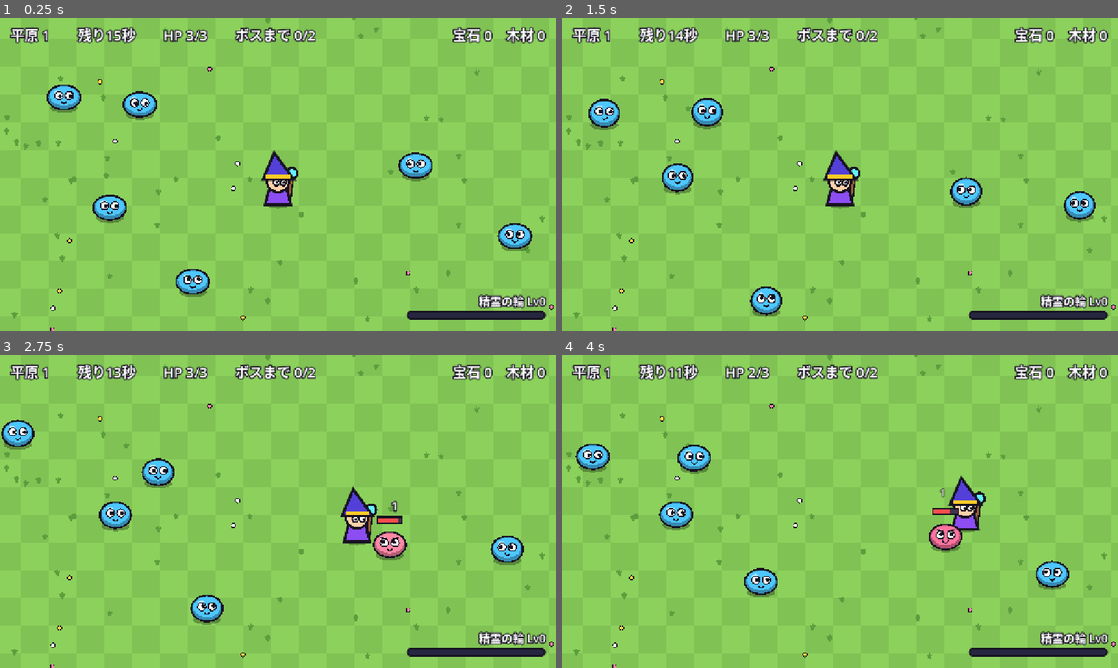
Above: before the commit, frames 1-4 (two rows, left to right).
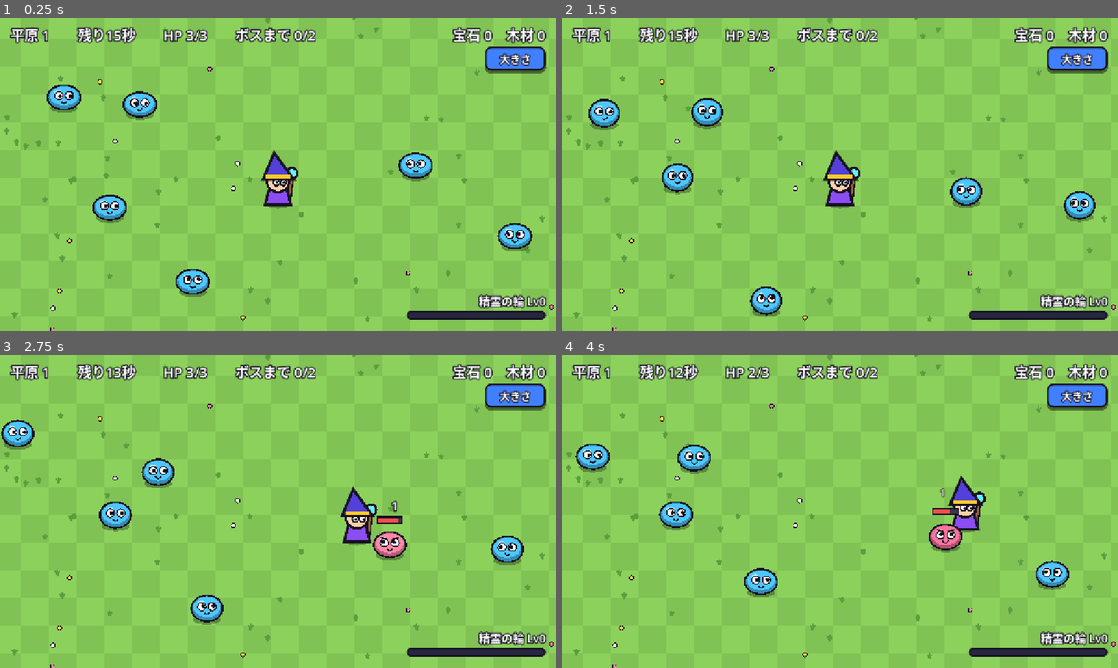
Above: after the commit, the same moments.

Repository: elefolo4565/fantasyIncremental
Game: Godot game, scene res://scenes/run/run.tscn
Two runs of this game, one before a commit and one after it. Both use one fixed random seed, a clock stepped at 60 frames per second and the inputs below. This scene is started directly instead of the project's main scene.
Inputs (mouse positions are in pixels of both pictures, inside the frame that each line leads up to):
- Up to frame 1 (0.25 s): no input
- Up to frame 2 (1.5 s): click (1079, 58) at 0.5 s, where only the run after the commit has a clickable "大きさ"; click (1001, 158) at 1.25 s, where only the run after the commit has a clickable "閉じる"
- Up to frame 3 (2.75 s): move the mouse to (400, 495) at 2.02 s; hold Right (ui_right) from 2.03 s (still down); click (400, 495) at 2.17 s
- Up to frame 4 (4 s): release Right (ui_right) at 2.75 s; drag from (728, 527) to (812, 574) at 2.77 s; move the mouse to (895, 442) at 3.52 s; hold Right (ui_right) from 3.53 s (still down)

The runs differ from the first frame. In frame 1, 0.9% of the frame differs, in the area x 87-99%, y 9-18%; in frame 2, 1.0%, in the area x 20-99%, y 3-18%; in frame 3, 0.9%; in frame 4, 1.0%.

Commit message:
戦闘画面に敵とプレイヤーの大きさを試すつまみを置く
右上の「大きさ」を押すと倍率のつまみ（×0.40〜×1.50）が開く。開いているあいだは
時間が止まり、プレイヤーは無敵で攻撃しない。既定の倍率は balance.csv の unit_scale。

Co-Authored-By: Claude Opus 5.5 (1M context) <noreply@anthropic.com>
Claude-Session: https://claude.ai/code/session_01DCGdW39avWMz4PaMBGrhsd

Diff:
--- a/data/balance.csv
+++ b/data/balance.csv
@@ -32,3 +32,4 @@
 pickup_pull_speed,900,吸い寄せられる素材の最高速度（ピクセル/秒）
 pickup_pull_accel,2400,吸い寄せられる素材の加速度（ピクセル/秒²）
 pickup_collect_reach,20,素材がプレイヤーの中心からこの距離に入ったら回収（ピクセル）
+unit_scale,1,敵・プレイヤーの見た目と当たり判定の大きさの倍率（1が元の大きさ）。戦闘画面の「大きさ」つまみで試した値をここに入れる
--- a/scenes/player/player.gd
+++ b/scenes/player/player.gd
@@ -3,6 +3,7 @@
 ## プレイヤー。スティックかキーボードで動き、近くの壊せる物へ魔法弾を自動で撃つ。
 ## 魔導樹の Twin Bolt で1度に撃つ数が増え、Focus で数発ごとに強い1発になる。
 ## モンスターに触れると体力が減り、少しのあいだ無敵になって弾き飛ばされる。体力が 0 になると died を出す。
+## tuning が true のあいだ（大きさの調整中）は無敵で、攻撃もしない。
 
 signal hurt
 signal died
@@ -20,6 +21,7 @@
 const BLINK_RATE := 18.0
 
 var stick: VirtualStick
+var tuning := false
 var max_hp := 1
 var hp := 1
 
@@ -29,11 +31,21 @@
 var _facing := Vector2.RIGHT
 var _walk := 0.0
 var _shot_count := 0
+var _body_scale := 1.0
+
+@onready var _shape: CollisionShape2D = $CollisionShape2D
 
 
 func _ready() -> void:
 	max_hp = maxi(Balance.get_int("player_hp"), 1)
 	hp = max_hp
+
+
+## 見た目と当たり判定の大きさを変える（子の精霊の輪は変えない）。
+func set_body_scale(value: float) -> void:
+	_body_scale = value
+	_shape.scale = Vector2.ONE * value
+	queue_redraw()
 
 
 func is_alive() -> bool:
@@ -42,7 +54,7 @@
 
 ## from から押し返されるように弾き飛ぶ。無敵のあいだは何もしない。
 func take_damage(amount: int, from: Vector2) -> void:
-	if hp <= 0 or _invincible > 0.0:
+	if hp <= 0 or _invincible > 0.0 or tuning:
 		return
 	hp = maxi(hp - amount, 0)
 	_invincible = Balance.get_float("player_invincible_time")
@@ -66,8 +78,11 @@
 	velocity = move * Balance.get_float("player_speed") + _knockback
 	move_and_slide()
 	var area := get_viewport_rect().size
-	global_position = global_position.clamp(Vector2(RADIUS, RADIUS), area - Vector2(RADIUS, RADIUS))
+	var margin := Vector2.ONE * RADIUS * _body_scale
+	global_position = global_position.clamp(margin, area - margin)
 
+	if tuning:
+		return
 	_fire_cooldown -= delta
 	if _fire_cooldown <= 0.0:
 		var bolt_count := 1 + roundi(Stats.effect(&"twin", Progress.levels))
@@ -82,7 +97,7 @@
 	var tint := Color.WHITE if not blink else HURT_COLOR
 	var bob := sin(_walk) * 2.5
 	var side := -1.0 if _facing.x < 0.0 else 1.0
-	draw_set_transform(Vector2.ZERO, 0.0, Vector2.ONE * DRAW_SCALE)
+	draw_set_transform(Vector2.ZERO, 0.0, Vector2.ONE * DRAW_SCALE * _body_scale)
 	Toon.shadow(self, Vector2(0, 22), Vector2(22, 8))
 	# 杖（体の後ろ側）
 	var staff_top := Vector2(side * 24, -30 + bob)
--- a/scenes/run/run.gd
+++ b/scenes/run/run.gd
@@ -5,6 +5,7 @@
 ## 砕裂（Shatter）・残響（Echo）・精霊の輪のレベルアップもここで扱う。
 ## モンスター（Slime）は稼ぎの元であり脅威でもある。触れると体力が減り、体力が 0 になるとそこでランが終わる。
 ## クリア・時間切れ・やられたら結果を表示し、戻るボタンで finished を出す。
+## 右上の「大きさ」から、敵とプレイヤーの大きさの倍率をつまみで試せる（開いているあいだは時間が止まり、無敵で攻撃しない）。
 
 signal finished
 
@@ -46,6 +47,11 @@
 ## 与えたダメージの数字を出しておく時間（見た目だけ、秒）
 const DAMAGE_LIFETIME := 0.45
 const DAMAGE_JITTER := 14.0
+## 大きさのつまみの範囲と刻み（調整用の道具なので見た目の定数として置く）
+const SCALE_MIN := 0.4
+const SCALE_MAX := 1.5
+const SCALE_STEP := 0.05
+const GRABBER_RADIUS := 22
 
 ## 生成する側が add_child の前に入れる
 var stage_index := 0
@@ -67,6 +73,10 @@
 var _ring: SpiritRing
 var _decor: Array[Vector2] = []
 var _shake := 0.0
+var _tuning := false
+var _size_button: Button
+var _size_panel: PanelContainer
+var _size_label: Label
 
 @onready var _world: Node2D = $World
 @onready var _stick: VirtualStick = $HUD/VirtualStick
@@ -99,6 +109,7 @@
 	_player.hurt.connect(_on_player_hurt)
 	_player.died.connect(_on_player_died)
 	_world.add_child(_player)
+	_player.set_body_scale(Progress.unit_scale)
 	_ring = RING_SCENE.instantiate() as SpiritRing
 	_player.add_child(_ring)
 	_ring.level = mini(roundi(Stats.effect(&"ring_start", Progress.levels)), Balance.get_int("ring_max_level"))
@@ -108,7 +119,112 @@
 		_spawn(SLIME_SCENE, _stage.slime_hp, _stage.slime_gem, area, taken)
 	for _i in _stage.oak_count:
 		_spawn(OAK_SCENE, _stage.oak_hp, _stage.oak_wood, area, taken)
+	_build_size_tuner()
 	_update_hud()
+
+
+## 大きさを試すためのボタンとつまみを作る。
+func _build_size_tuner() -> void:
+	var hud := $HUD as CanvasLayer
+	_size_button = Button.new()
+	_size_button.text = "大きさ"
+	_size_button.focus_mode = Control.FOCUS_NONE
+	_size_button.add_theme_font_size_override("font_size", 24)
+	_size_button.position = Vector2(get_viewport_rect().size.x - 164.0, 66.0)
+	_size_button.size = Vector2(140, 48)
+	UiStyle.button(_size_button, UiStyle.BLUE)
+	_size_button.pressed.connect(_set_tuning.bind(true))
+	hud.add_child(_size_button)
+
+	_size_panel = PanelContainer.new()
+	_size_panel.add_theme_stylebox_override("panel", UiStyle.box(UiStyle.PANEL, 16, 4, 6))
+	_size_panel.position = Vector2(get_viewport_rect().size.x - 504.0, 124.0)
+	_size_panel.custom_minimum_size = Vector2(480, 0)
+	_size_panel.visible = false
+	var box := VBoxContainer.new()
+	box.add_theme_constant_override("separation", 12)
+	_size_panel.add_child(box)
+	_size_label = Label.new()
+	_size_label.add_theme_font_size_override("font_size", 28)
+	_size_label.horizontal_alignment = HORIZONTAL_ALIGNMENT_CENTER
+	UiStyle.outline_label(_size_label)
+	box.add_child(_size_label)
+	var slider := HSlider.new()
+	slider.min_value = SCALE_MIN
+	slider.max_value = SCALE_MAX
+	slider.step = SCALE_STEP
+	slider.value = Progress.unit_scale
+	slider.custom_minimum_size = Vector2(0, 56)
+	slider.focus_mode = Control.FOCUS_NONE
+	slider.value_changed.connect(_on_scale_changed)
+	_style_slider(slider)
+	box.add_child(slider)
+	var note := Label.new()
+	note.text = "調整中は時間が止まり、無敵で攻撃しません"
+	note.add_theme_font_size_override("font_size", 18)
+	note.horizontal_alignment = HORIZONTAL_ALIGNMENT_CENTER
+	box.add_child(note)
+	var close := Button.new()
+	close.text = "閉じる"
+	close.focus_mode = Control.FOCUS_NONE
+	close.add_theme_font_size_override("font_size", 24)
+	close.custom_minimum_size = Vector2(0, 52)
+	UiStyle.button(close, UiStyle.YELLOW)
+	close.pressed.connect(_set_tuning.bind(false))
+	box.add_child(close)
+	hud.add_child(_size_panel)
+	_refresh_size_label()
+
+
+## スマホの指でもつかみやすいように、太い溝と大きなつまみにする。
+func _style_slider(slider: HSlider) -> void:
+	var track := UiStyle.box(Color(0.12, 0.12, 0.22), 10, 3, 0)
+	track.content_margin_top = 8.0
+	track.content_margin_bottom = 8.0
+	var filled := UiStyle.box(UiStyle.BLUE, 10, 3, 0)
+	filled.content_margin_top = 8.0
+	filled.content_margin_bottom = 8.0
+	slider.add_theme_stylebox_override("slider", track)
+	slider.add_theme_stylebox_override("grabber_area", filled)
+	slider.add_theme_stylebox_override("grabber_area_highlight", filled)
+	var knob := _circle_texture(GRABBER_RADIUS, UiStyle.YELLOW)
+	for icon in ["grabber", "grabber_highlight"]:
+		slider.add_theme_icon_override(icon, knob)
+
+
+func _circle_texture(radius: int, color: Color) -> ImageTexture:
+	var image := Image.create_empty(radius * 2, radius * 2, false, Image.FORMAT_RGBA8)
+	var center := Vector2(radius, radius)
+	for y in radius * 2:
+		for x in radius * 2:
+			var distance := Vector2(x + 0.5, y + 0.5).distance_to(center)
+			if distance <= radius - 4.0:
+				image.set_pixel(x, y, color)
+			elif distance <= radius:
+				image.set_pixel(x, y, Toon.OUTLINE)
+	return ImageTexture.create_from_image(image)
+
+
+func _set_tuning(on: bool) -> void:
+	Sfx.play(&"click")
+	_tuning = on and not _over
+	_size_panel.visible = _tuning
+	_size_button.visible = not _tuning and not _over
+	_player.tuning = _tuning
+
+
+func _on_scale_changed(value: float) -> void:
+	Progress.unit_scale = value
+	_player.set_body_scale(value)
+	for child in _world.get_children():
+		var target := child as Breakable
+		if target != null:
+			target.scale = Vector2.ONE * value
+	_refresh_size_label()
+
+
+func _refresh_size_label() -> void:
+	_size_label.text = "キャラの大きさ ×%.2f" % Progress.unit_scale
 
 
 func _apply_styles() -> void:
@@ -125,7 +241,7 @@
 func _process(delta: float) -> void:
 	_shake = maxf(_shake - SHAKE_DECAY * delta, 0.0)
 	position = Vector2(randf_range(-_shake, _shake), randf_range(-_shake, _shake))
-	if _over:
+	if _over or _tuning:
 		return
 	_time_left = maxf(_time_left - delta, 0.0)
 	if _time_left <= 0.0:
@@ -180,6 +296,7 @@
 	target.base_hp = base_hp
 	target.reward = reward
 	target.position = _find_free_spot(area, taken)
+	target.scale = Vector2.ONE * Progress.unit_scale
 	taken.append(target.position)
 	target.broken.connect(_on_broken)
 	target.damaged.connect(_on_damaged)
@@ -207,6 +324,7 @@
 	_boss.base_hp = _stage.boss_hp
 	_boss.reward = _stage.boss_gem
 	_boss.position = spot
+	_boss.scale = Vector2.ONE * Progress.unit_scale
 	_boss.target = _player
 	_boss.speed = _stage.boss_speed
 	_boss.contact_damage = Balance.get_int("boss_contact_damage")
@@ -238,7 +356,7 @@
 func _on_damaged(target: Breakable, amount: int) -> void:
 	if _over or amount <= 0:
 		return
-	var above := target.bar_lift() + Breakable.BAR_HEIGHT + 8.0
+	var above := (target.bar_lift() + Breakable.BAR_HEIGHT) * target.scale.x + 8.0
 	var at := target.global_position + Vector2(randf_range(-DAMAGE_JITTER, DAMAGE_JITTER), -above)
 	_popup(at, str(amount), DAMAGE_COLOR, DAMAGE_SIZE, DAMAGE_LIFETIME)
 
@@ -400,6 +518,10 @@
 
 func _finish() -> void:
 	_over = true
+	_tuning = false
+	_player.tuning = false
+	_size_panel.visible = false
+	_size_button.visible = false
 	_world.set_deferred("process_mode", Node.PROCESS_MODE_DISABLED)
 	_stick.visible = false
 	_banner.visible = false
--- a/scenes/slime/slime.gd
+++ b/scenes/slime/slime.gd
@@ -52,7 +52,7 @@
 		_wander = -_wander
 	queue_redraw()
 	if target != null and global_position.distance_to(target.global_position) \
-			<= radius() + Balance.get_float("slime_touch_reach"):
+			<= (radius() + Balance.get_float("slime_touch_reach")) * scale.x:
 		touched_player.emit(self)
 
 
--- a/scenes/spirit_ring/spirit_ring.gd
+++ b/scenes/spirit_ring/spirit_ring.gd
@@ -34,7 +34,7 @@
 			var target := node as Breakable
 			if target == null or not target.is_alive() or _cooldowns.has(target.get_instance_id()):
 				continue
-			if orb.distance_to(target.global_position) <= orb_radius + target.radius():
+			if orb.distance_to(target.global_position) <= orb_radius + target.radius() * target.scale.x:
 				_cooldowns[target.get_instance_id()] = Balance.get_float("ring_hit_cooldown")
 				target.take_hit(damage)
 
--- a/scripts/autoload/progress.gd
+++ b/scripts/autoload/progress.gd
@@ -16,6 +16,8 @@
 ## 遊べる一番先のステージ（stages の番号）
 var unlocked_stage := 0
 var selected_stage := 0
+## 敵・プレイヤーの大きさの倍率。戦闘画面のつまみで変えて試す（保存はしない）
+var unit_scale := 1.0
 
 var upgrades: Array[UpgradeDef] = []
 var stages: Array[StageDef] = []
@@ -25,6 +27,7 @@
 
 
 func _ready() -> void:
+	unit_scale = Balance.get_float("unit_scale")
 	for row in Balance.load_table(UPGRADES_PATH):
 		var def := UpgradeDef.from_row(row)
 		upgrades.append(def)
